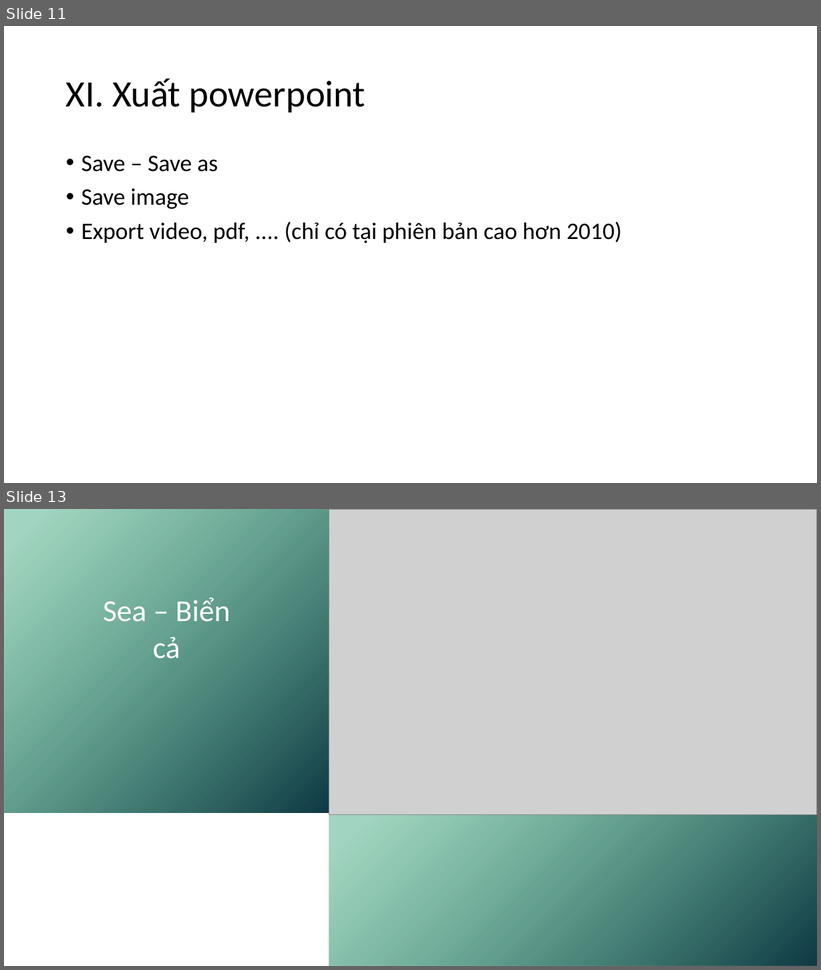
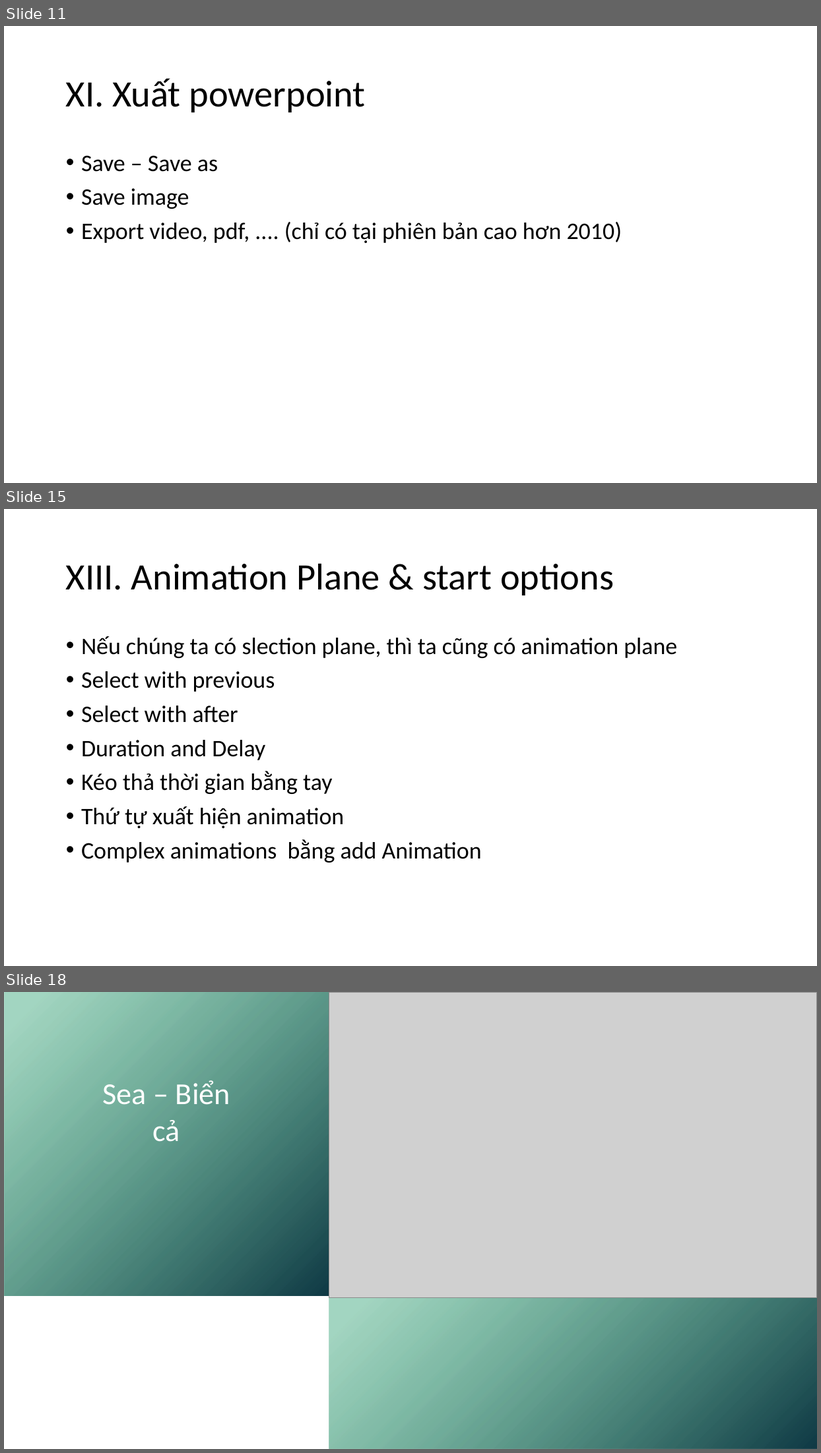
Before and after one commit to tranthanhbinh2603/PPTmasterclassV6_Powerpoint_from_A_to_Z, a slide deck: Powerpoint cơ bản.pptx. Shown one above the other, each under a label of ours: slides 11 and 13 before the commit, slides 11, 15 and 18 after it; the slides between them are not shown. The pictures are 821x970 and 821x1453 pixels, drawn with LibreOffice and Linux fonts; fonts in the diff are those of the drawing; grey boxes stand for pictures. Boxes give left, top, right and bottom in pixels: in the first picture for what was removed or moved away, otherwise in the second. Text is boxed around its words. In the diff, an @@ line names an element or a change of style, - is before the commit and + after.

```diff
--- a/Powerpoint cơ bản.pptx
+++ b/Powerpoint cơ bản.pptx
@@ slide 15 added at [4, 509, 817, 966], background #FFFFFF @@
@@ title added at [66, 563, 614, 595], 44 pt, text #000000 @@
+XIII. Animation Plane & start options
@@ text added at [81, 636, 677, 863], 28 pt, text #000000 @@
+• Nếu chúng ta có slection plane, thì ta cũng có animation plane
+• Select with previous
+• Select with after
+• Duration and Delay
+• Kéo thả thời gian bằng tay
+• Thứ tự xuất hiện animation
+• Complex animations bằng add Animation
@@ what was slide 13 is now slide 18 @@
```
Also in this commit, not shown: 1 slide changed, 4 other slides added, 1 slide removed, 1 other file.
